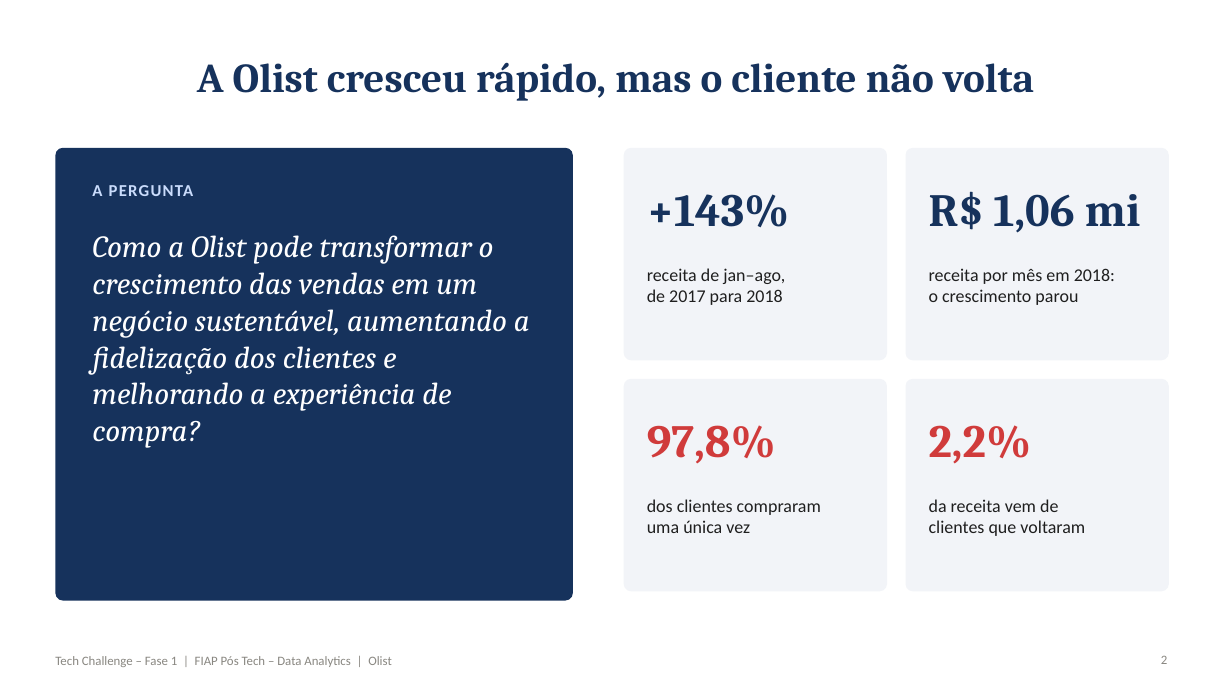
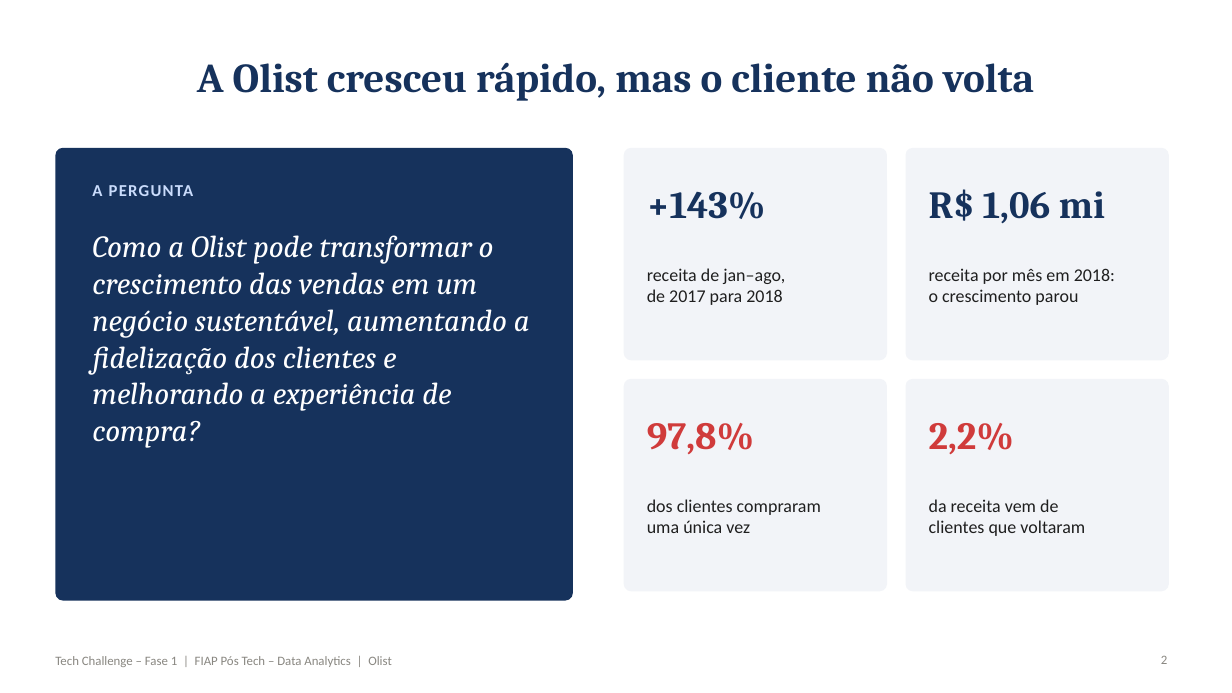
Before and after one commit to reinaldosl/Tech-challenge-POSTECH, a slide deck: slide 2 of entregaveis/Apresentacao_Executiva_Olist.pptx. Drawn at 1232x693 pixels with LibreOffice and Linux fonts; fonts in the diff are those of the drawing. Boxes give left, top, right and bottom in pixels: in the first picture for what was removed or moved away, otherwise in the second. Text is boxed around its words. In the diff, an @@ line names an element or a change of style, - is before the commit and + after.

```diff
--- a/entregaveis/Apresentacao_Executiva_Olist.pptx
+++ b/entregaveis/Apresentacao_Executiva_Olist.pptx
@@ size 36 to 30 pt in 4 elements at bbox=[647, 192, 766, 219], bbox=[929, 189, 1105, 223], bbox=[647, 423, 754, 454], bbox=[929, 423, 1014, 454] @@
```
Also in this commit, not shown: 4 other slides changed, 1 other file.
